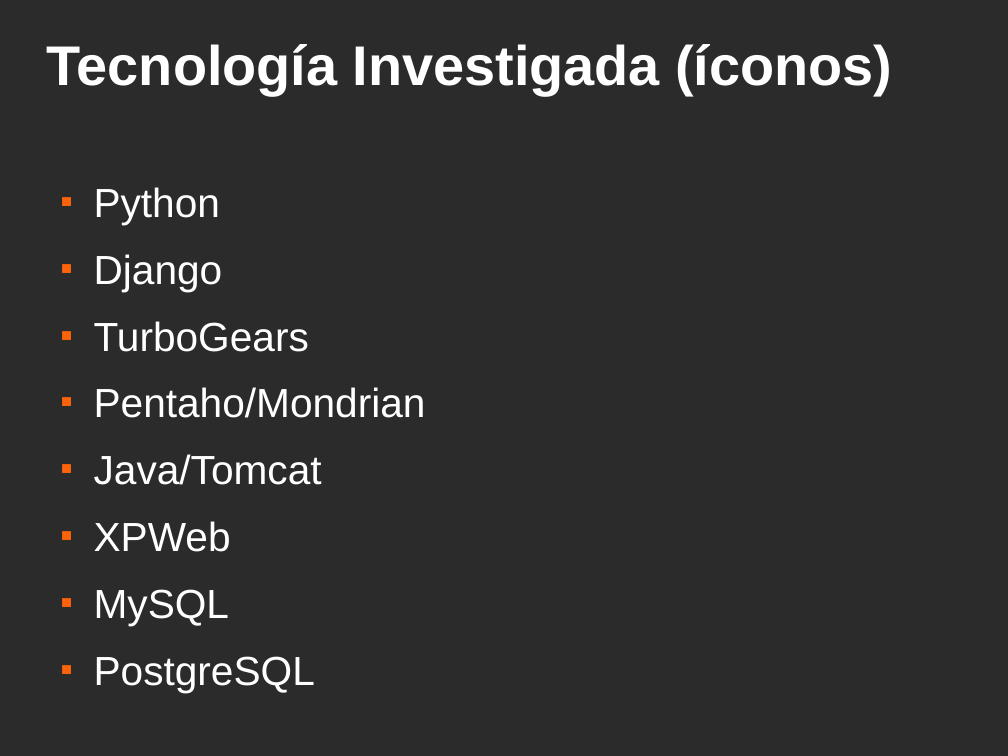
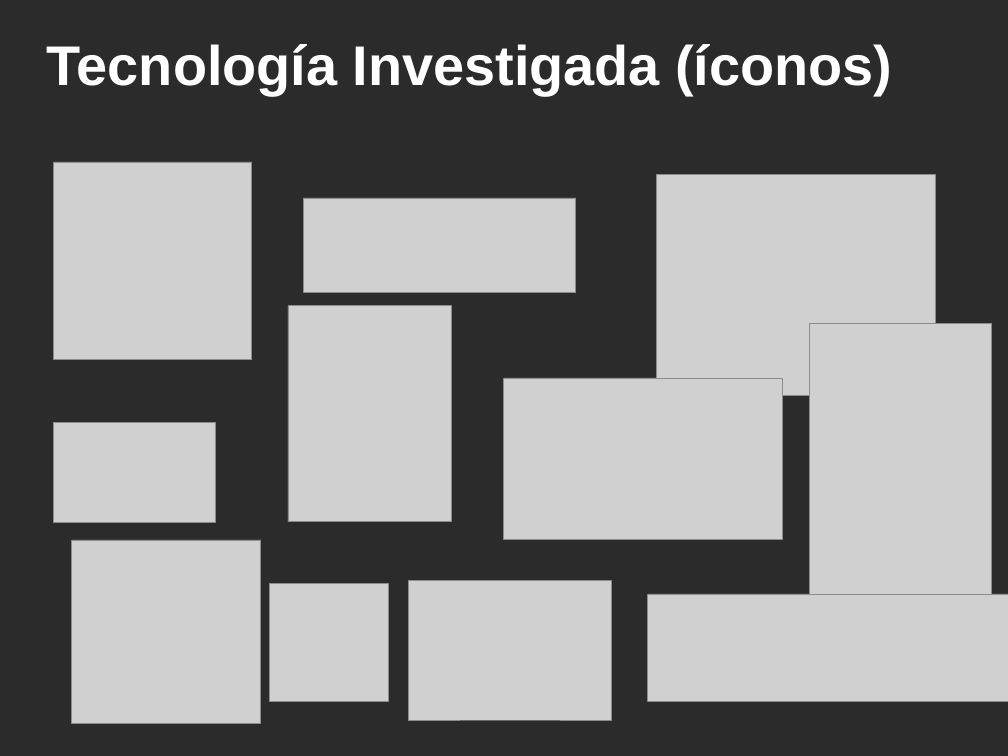
Before and after one commit to ervin45/proyectofinal, a slide deck: slide 9 of doc/material_para_la_catedra/presentacion_final/presentacion_final.odp. Drawn at 1008x756 pixels with LibreOffice and Linux fonts; fonts in the diff are those of the drawing; grey boxes stand for pictures; background and template pictures are left out; a plain dark background stands for a picture behind light text. Boxes give left, top, right and bottom in pixels: in the first picture for what was removed or moved away, otherwise in the second. Text is boxed around its words. In the diff, an @@ line names an element or a change of style, - is before the commit and + after.

```diff
--- a/doc/material_para_la_catedra/presentacion_final/presentacion_final.odp
+++ b/doc/material_para_la_catedra/presentacion_final/presentacion_final.odp
@@ picture added at bbox=[54, 162, 252, 360] @@
@@ picture added at bbox=[657, 175, 937, 396] @@
@@ text removed at bbox=[94, 187, 426, 692] @@
-■ Python
-■ Django
-■ TurboGears
-■ Pentaho/Mondrian
-■ Java/Tomcat
-■ XPWeb
-■ MySQL
-■ PostgreSQL
@@ picture added at bbox=[304, 198, 576, 294] @@
@@ picture added at bbox=[288, 306, 452, 522] @@
@@ picture added at bbox=[810, 323, 992, 612] @@
@@ picture added at bbox=[504, 378, 782, 540] @@
@@ picture added at bbox=[54, 423, 216, 522] @@
@@ picture added at bbox=[72, 541, 262, 724] @@
@@ picture added at bbox=[270, 584, 389, 702] @@
@@ picture added at bbox=[409, 581, 612, 721] @@
@@ picture added at bbox=[649, 595, 1008, 702] @@
```
Also in this commit, not shown: 1 other slide changed.
